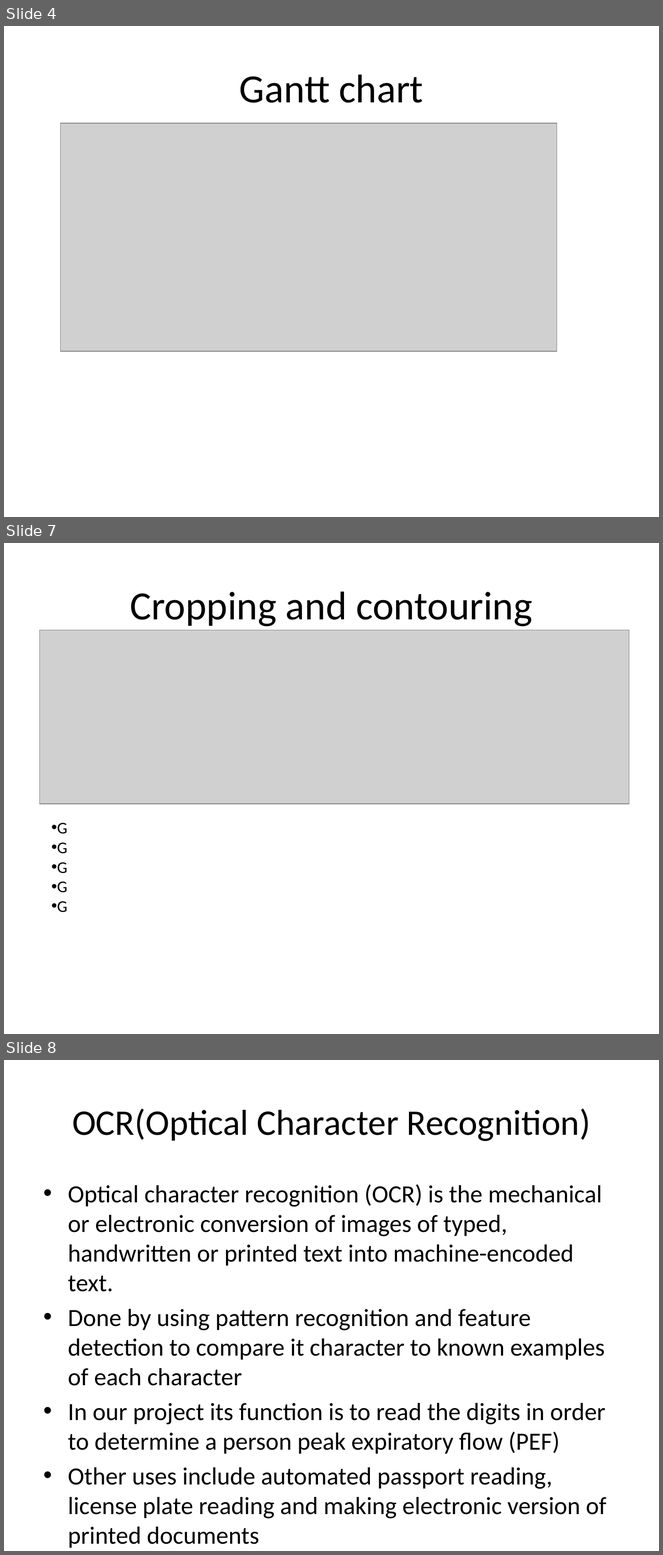
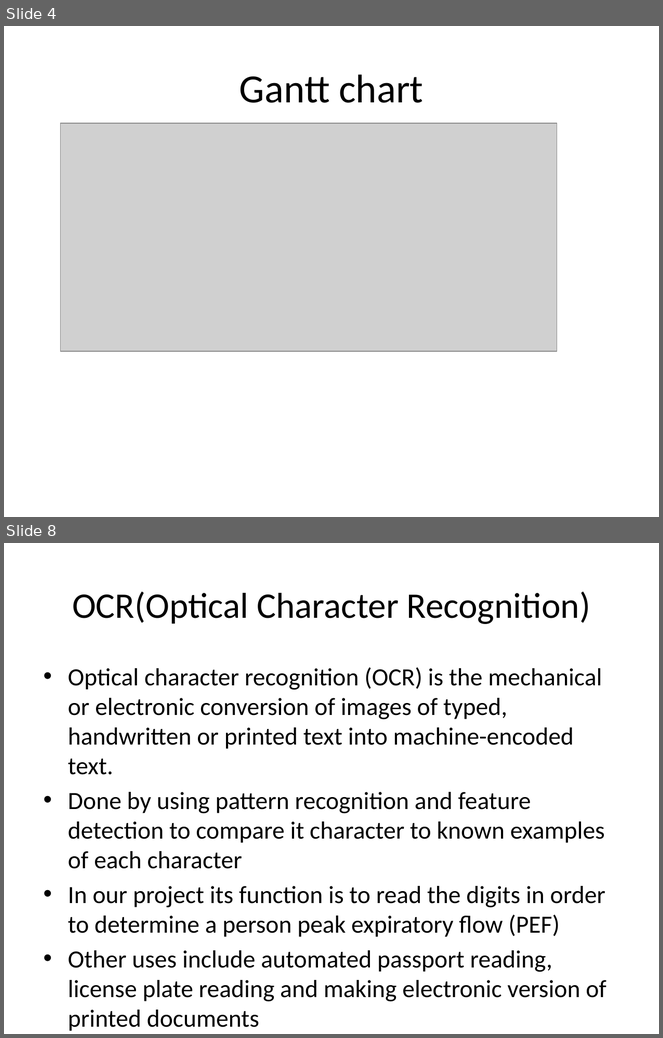
Before and after one commit to MichaelKane428/ImageProcessing, a slide deck: imagePro.pptx. Shown one above the other, each under a label of ours: slides 4, 7 and 8 before the commit, slides 4 and 8 after it; the slides between them are not shown. The pictures are 663x1555 and 663x1038 pixels, drawn with LibreOffice and Linux fonts; fonts in the diff are those of the drawing; grey boxes stand for pictures. Boxes give left, top, right and bottom in pixels: in the first picture for what was removed or moved away, otherwise in the second. Text is boxed around its words. In the diff, an @@ line names an element or a change of style, - is before the commit and + after.

```diff
--- a/imagePro.pptx
+++ b/imagePro.pptx
@@ slide 7 removed at bbox=[4, 543, 659, 1034], background #FFFFFF @@
@@ title removed at bbox=[130, 591, 532, 627] @@
-Cropping and contouring
@@ picture removed at bbox=[40, 630, 630, 805] @@
@@ text removed at bbox=[57, 823, 67, 913] @@
-• G
-• G
-• G
-• G
-• G
```
Also in this commit, not shown: 4 slides changed, 2 slides added, 2 other files.
